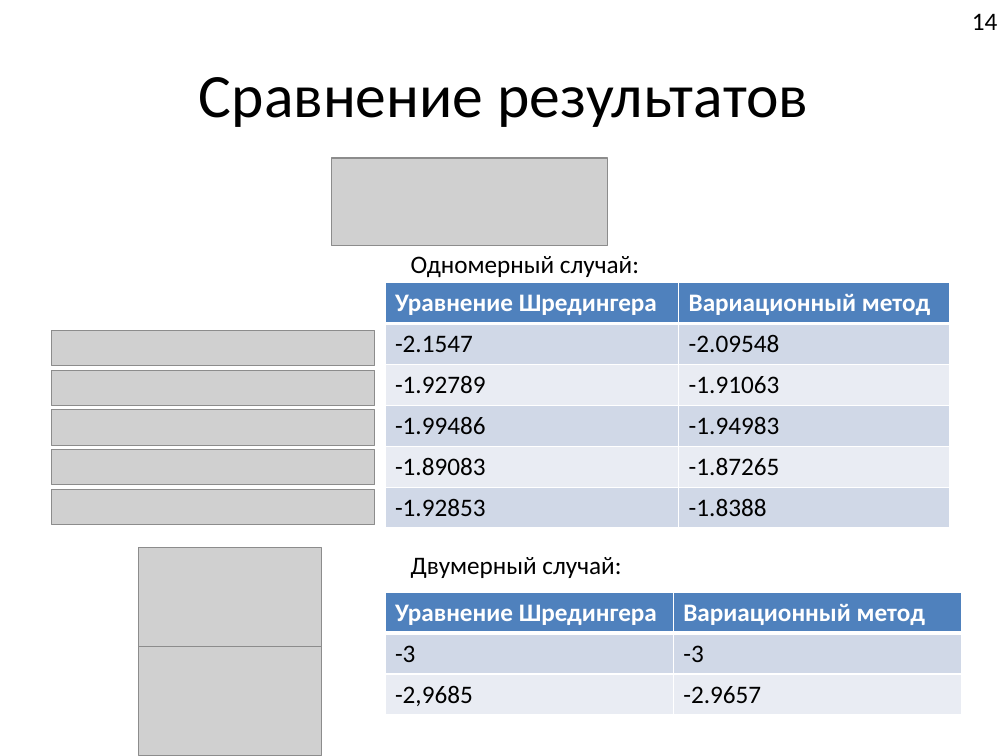
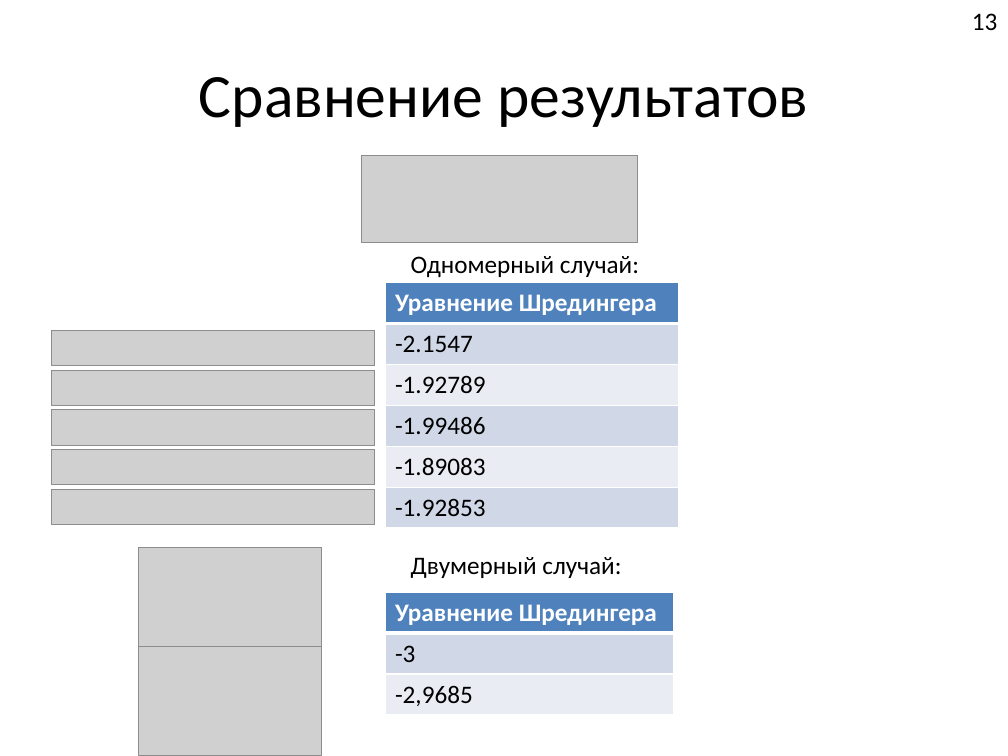
Before and after one commit to FeelUsM/zadrotstvo1, a slide deck: slide 13 of LaTeX-поделки/Системы спинов 1.pptx (slide 14 before the commit). Drawn at 1008x756 pixels with LibreOffice and Linux fonts; fonts in the diff are those of the drawing; grey boxes stand for pictures. Boxes give left, top, right and bottom in pixels: in the first picture for what was removed or moved away, otherwise in the second. Text is boxed around its words. In the diff, an @@ line names an element or a change of style, - is before the commit and + after.

```diff
--- a/LaTeX-поделки/Системы спинов 1.pptx
+++ b/LaTeX-поделки/Системы спинов 1.pptx
@@ page number at [972, 13, 998, 30]: text changed @@
-14
+13
@@ picture: place and size @@
-picture at [332, 158, 608, 246]
+picture at [361, 156, 637, 244]
@@ table at [385, 283, 678, 528] @@
-column 2: Вариационный метод | -2.09548 | -1.91063 | -1.94983 | -1.87265 | -1.8388
@@ table: place and size @@
-table at [385, 283, 950, 528]
+table at [385, 283, 678, 528]
@@ table at [385, 593, 673, 716] @@
-column 2: Вариационный метод | -3 | -2.9657
@@ table: place and size @@
-table at [385, 593, 962, 716]
+table at [385, 593, 673, 716]
```
Also in this commit, not shown: 3 other slides changed, 1 slide removed, 3 other files.
